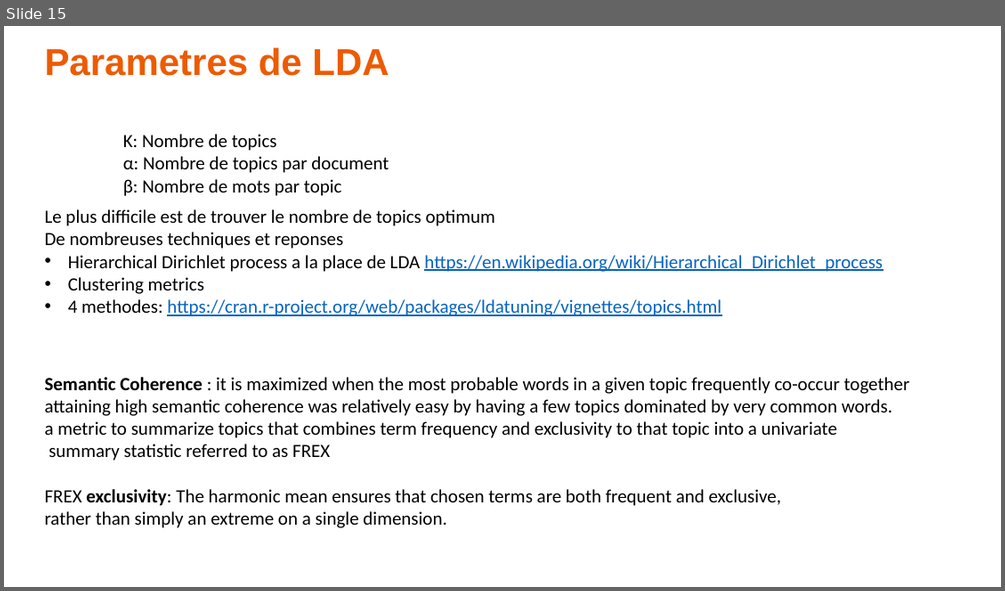
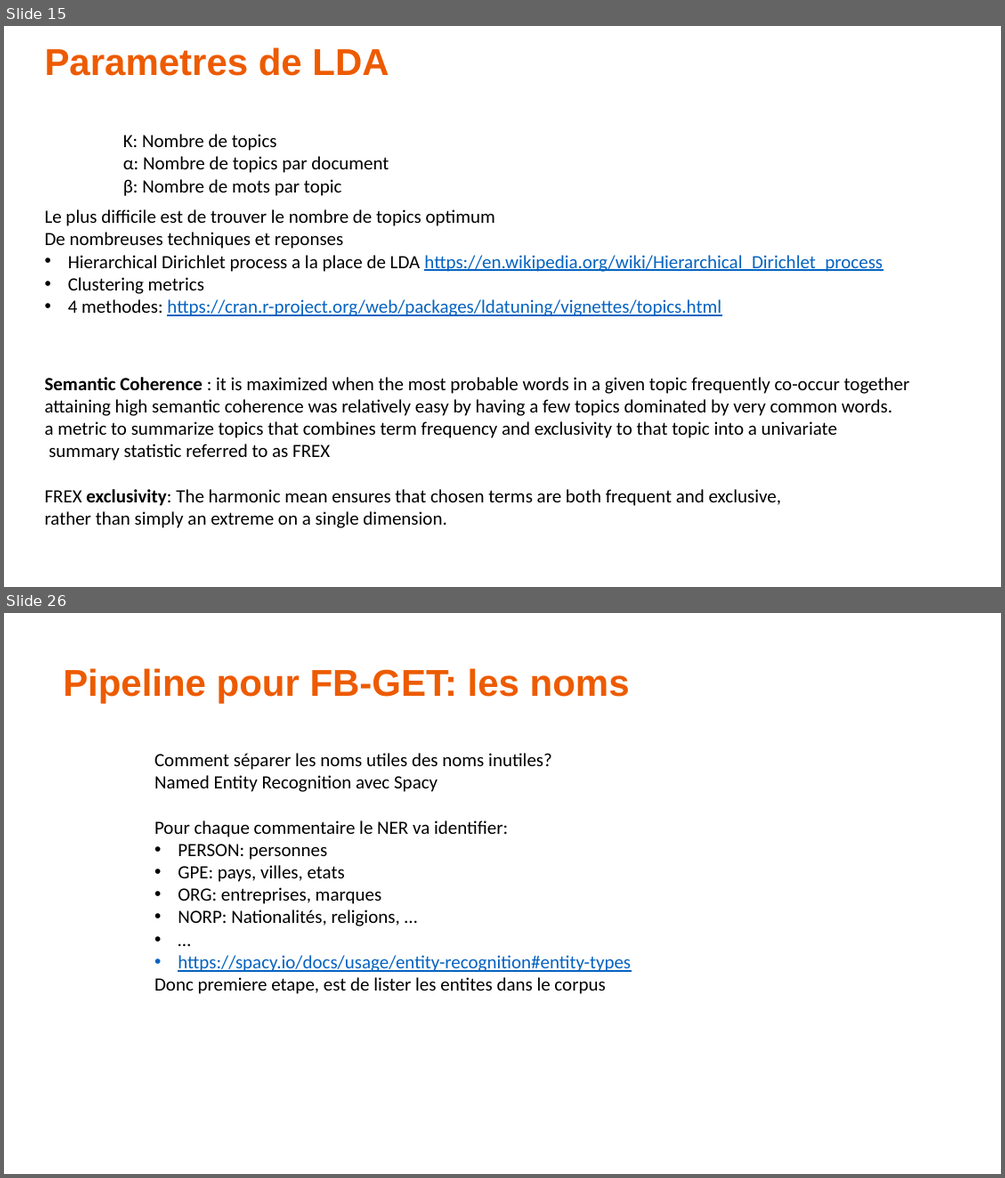
Before and after one commit to alexisperrier/upem-topic-modeling, a slide deck: UPEM-Topic_modeling.pptx. Shown one above the other, each under a label of ours: slide 15 before the commit, slides 15 and 26 after it; the slides between them are not shown. The pictures are 1005x591 and 1005x1178 pixels, drawn with LibreOffice and Linux fonts; fonts in the diff are those of the drawing. Boxes give left, top, right and bottom in pixels: in the first picture for what was removed or moved away, otherwise in the second. Text is boxed around its words. In the diff, an @@ line names an element or a change of style, - is before the commit and + after.

```diff
--- a/UPEM-Topic_modeling.pptx
+++ b/UPEM-Topic_modeling.pptx
@@ slide 26 added at box(4, 613, 1001, 1174), background #FFFFFF @@
@@ text added at box(63, 668, 630, 703), 36 pt, text #ED5B00, bold @@
+Pipeline pour FB-GET: les noms
@@ text added at box(154, 753, 631, 994), 18 pt, text #000000 @@
+Comment séparer les noms utiles des noms inutiles?
+Named Entity Recognition avec Spacy
+Pour chaque commentaire le NER va identifier:
+• PERSON: personnes
+• GPE: pays, villes, etats
+• ORG: entreprises, marques
+• NORP: Nationalités, religions, …
+• …
+• https://spacy.io/docs/usage/entity-recognition#entity-types
+Donc premiere etape, est de lister les entites dans le corpus
```
Also in this commit, not shown: 1 slide changed, 9 other slides added, 41 other files.
